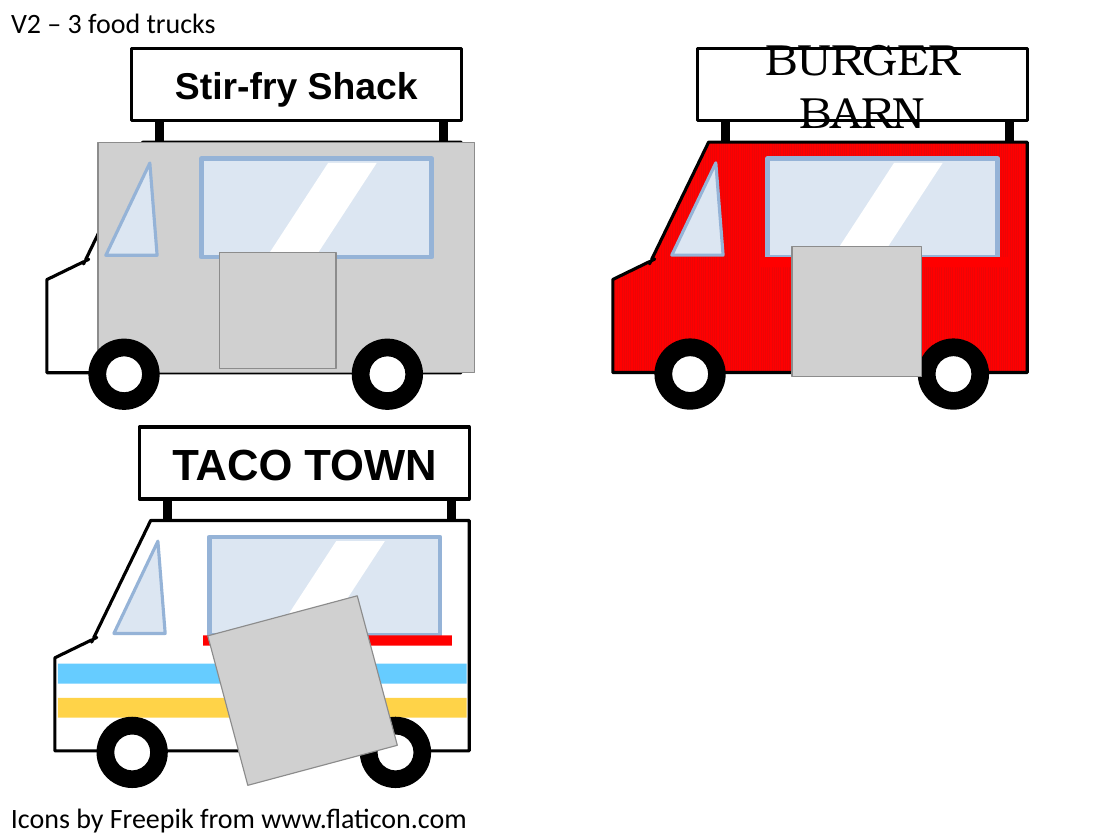
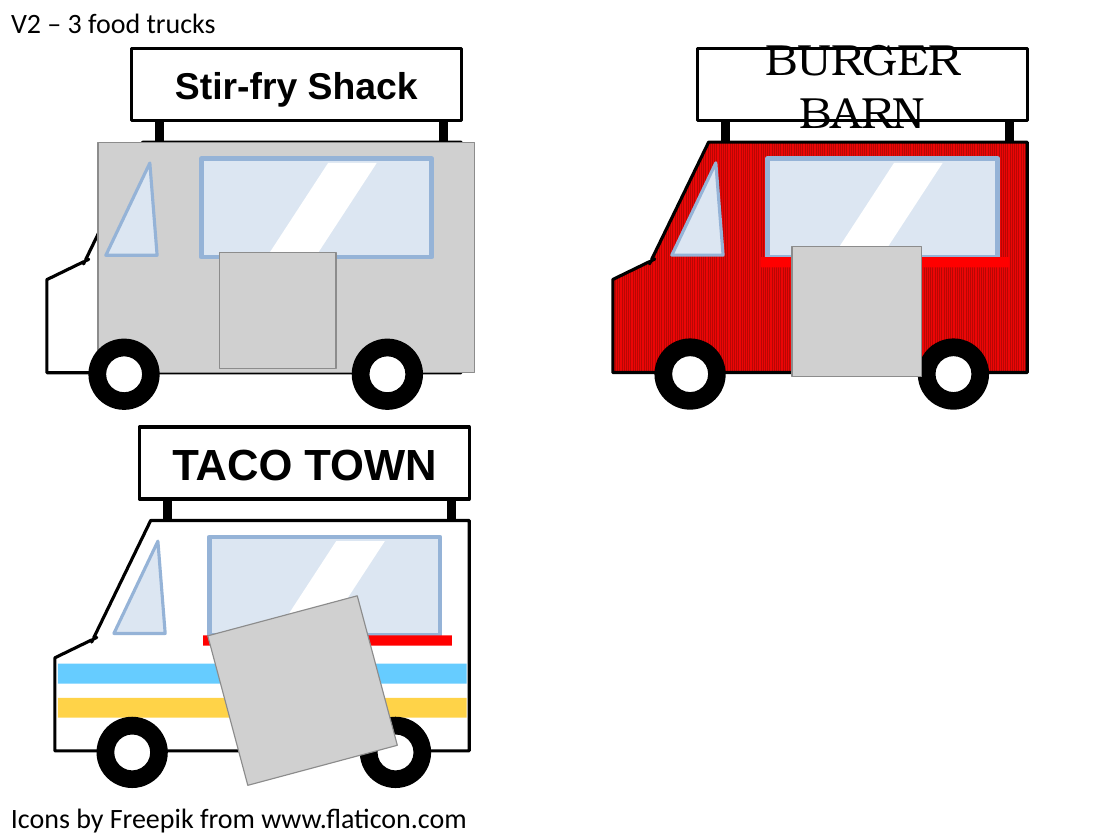
Before and after one commit to hawkrobe/social_group_reasoning, a slide deck: slide 3 of stimuli/restaurants.pptx. Drawn at 1120x840 pixels with LibreOffice and Linux fonts; fonts in the diff are those of the drawing; grey boxes stand for pictures. Boxes give left, top, right and bottom in pixels: in the first picture for what was removed or moved away, otherwise in the second. Text is boxed around its words. In the diff, an @@ line names an element or a change of style, - is before the commit and + after.

```diff
--- a/stimuli/restaurants.pptx
+++ b/stimuli/restaurants.pptx
@@ freeform shape at (x1=613, y1=142, x2=1027, y2=373): fill pattern #EC0506 on #FF0000 to pattern #B80704 on #EC0506 @@
```
Also in this commit, not shown: 5 other files.
